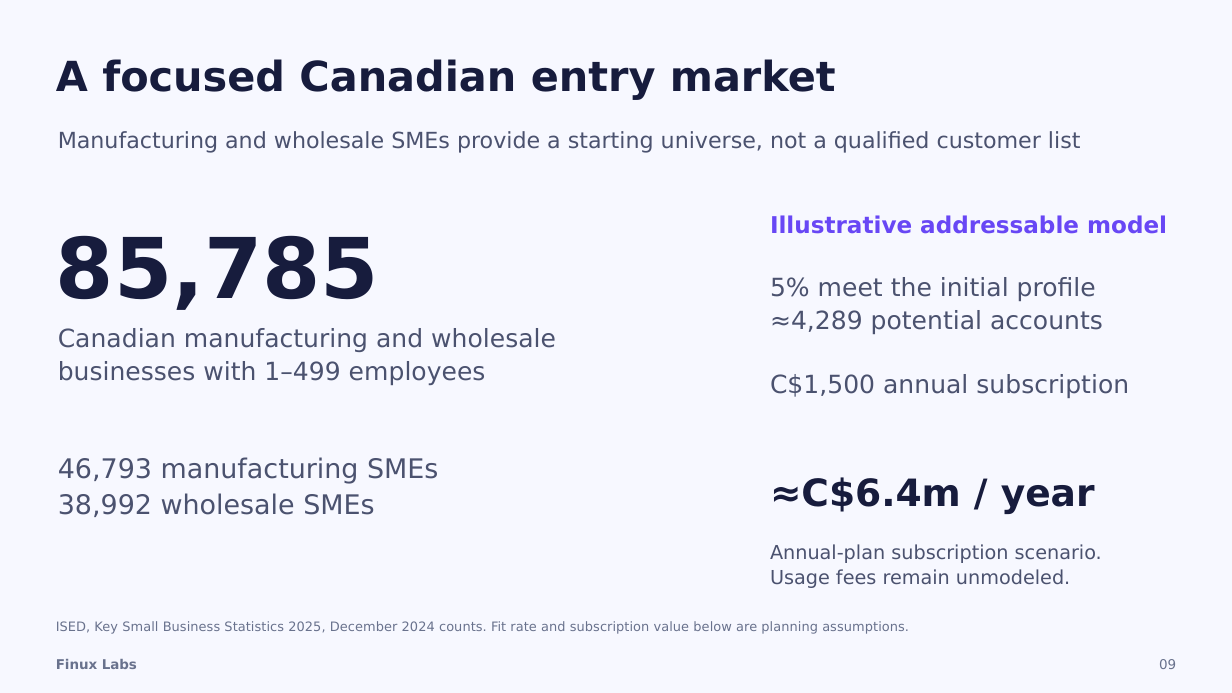
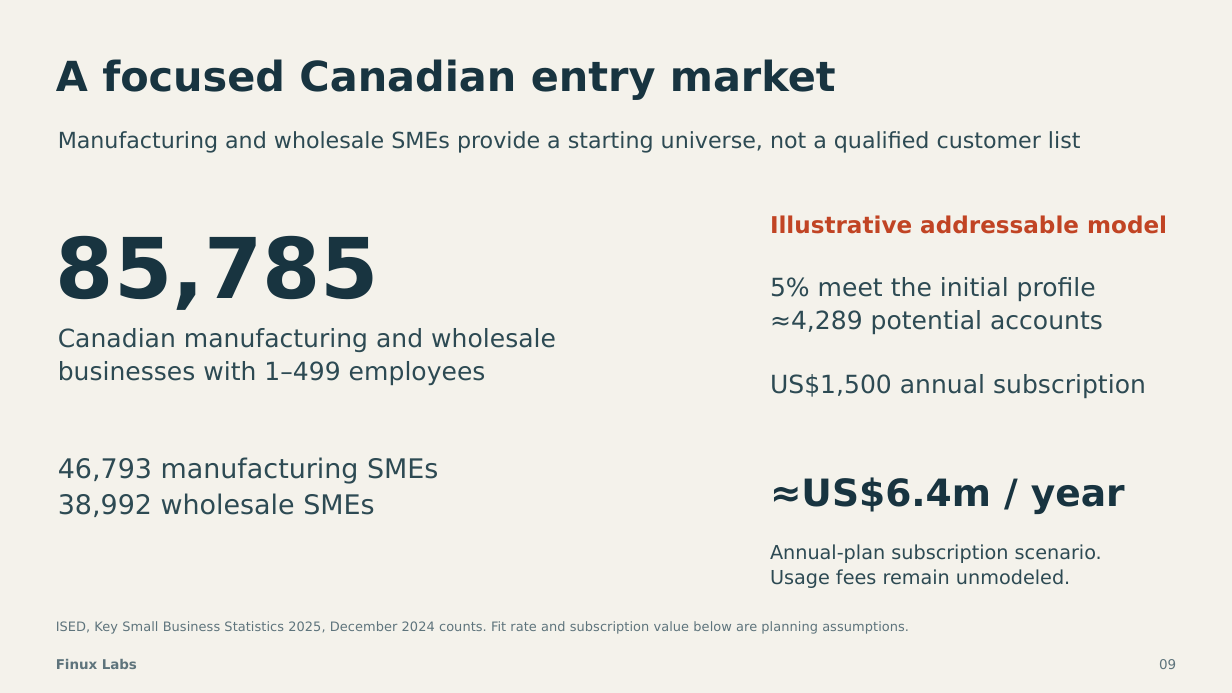
Before and after one commit to finuxlabs/FinuxLabs.github.io, a slide deck: slide 9 of docs/publish/pitch-agentic-procurement/Finux-Labs-Procurement-AI-Pitch-15-Slides.pptx. Drawn at 1232x693 pixels with LibreOffice and Linux fonts; fonts in the diff are those of the drawing. Boxes give left, top, right and bottom in pixels: in the first picture for what was removed or moved away, otherwise in the second. Text is boxed around its words. In the diff, an @@ line names an element or a change of style, - is before the commit and + after.

```diff
--- a/docs/publish/pitch-agentic-procurement/Finux-Labs-Procurement-AI-Pitch-15-Slides.pptx
+++ b/docs/publish/pitch-agentic-procurement/Finux-Labs-Procurement-AI-Pitch-15-Slides.pptx
@@ background #F7F8FF to #F4F2EB @@
@@ text "A focused Canadian entry market" at [56, 59, 836, 100]: text colour #171C3D to #183440 @@
@@ text "85,785" at [56, 235, 379, 310]: text colour #171C3D to #183440 @@
@@ text "Illustrative addressable model" at [770, 215, 1167, 234]: text colour #6847F5 to #C14424 @@
@@ text at [770, 277, 1103, 335]: text colour #4B526F to #2D4A53 in "5% meet the initial profile", "≈4,289 potential accounts" @@
@@ text at [770, 374, 1146, 399]: text changed; text colour #4B526F to #2D4A53 @@
-C$1,500 annual subscription
+US$1,500 annual subscription
@@ text at [770, 477, 1125, 514]: text changed; text colour #171C3D to #183440 @@
-≈C$6.4m / year
+≈US$6.4m / year
@@ text colour #4B526F to #2D4A53 in 4 elements at [58, 131, 1081, 153], [58, 328, 556, 386], [58, 457, 438, 517], [770, 544, 1102, 588] @@
@@ text colour #69728D to #5E747C in 3 elements at [56, 659, 137, 669], [1159, 659, 1176, 669], [56, 621, 909, 634] @@
```
Also in this commit, not shown: 15 other slides changed, 2 other files.
